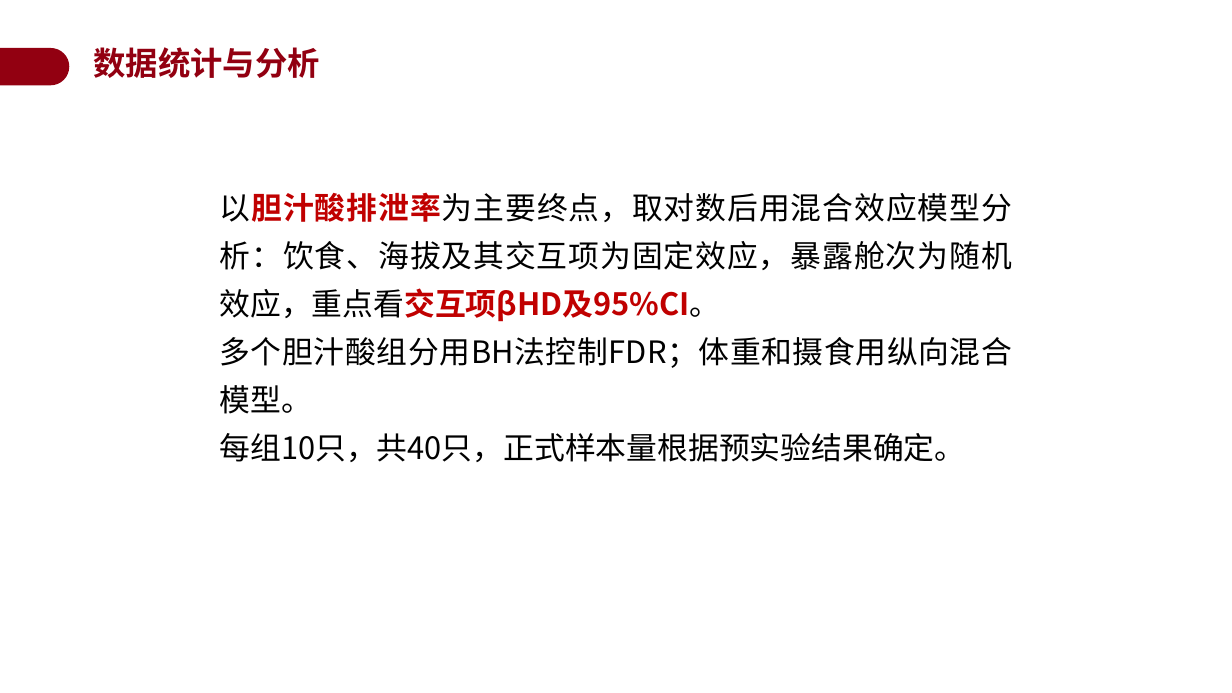
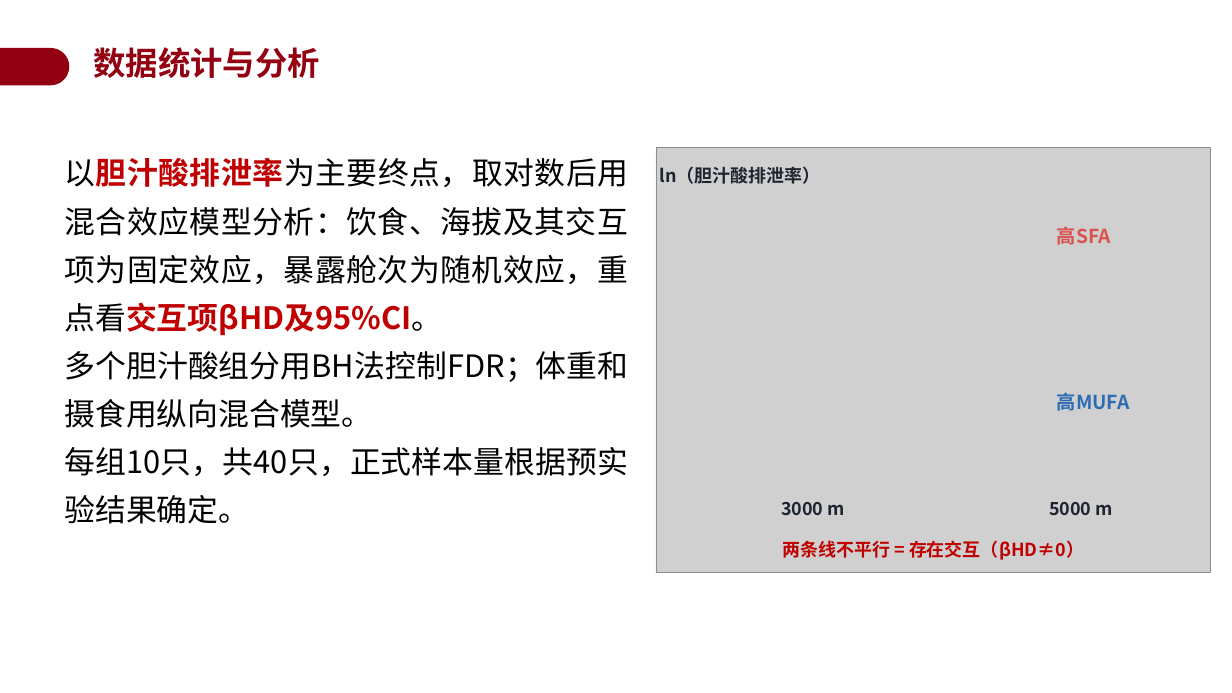
Before and after one commit to a854589274-afk/1, a slide deck: slide 18 of 开题答辩PPT_BSEP高原低压低氧.pptx. Drawn at 1232x693 pixels with LibreOffice and Linux fonts; fonts in the diff are those of the drawing; grey boxes stand for pictures; background and template pictures are left out. Boxes give left, top, right and bottom in pixels: in the first picture for what was removed or moved away, otherwise in the second. Text is boxed around its words. In the diff, an @@ line names an element or a change of style, - is before the commit and + after.

```diff
--- a/开题答辩PPT_BSEP高原低压低氧.pptx
+++ b/开题答辩PPT_BSEP高原低压低氧.pptx
@@ text "以胆汁酸排泄率为主要终点，取对数后用混合效应模型分析：饮食、海拔及其交互项为固定效应，暴露舱次为随机效应，重点看交互项β ..." rewrapped from <box>220,192,1012,462</box> to <box>64,157,628,524</box> @@
@@ picture added at <box>656,148,1211,573</box> @@
@@ group added at <box>660,166,1130,560</box>: 6 texts @@
+ln（胆汁酸排泄率）
+3000 m
+5000 m
+高SFA
+高MUFA
+两条线不平行 = 存在交互（βHD≠0）
```
Also in this commit, not shown: 3 other slides changed, 1 slide added.
